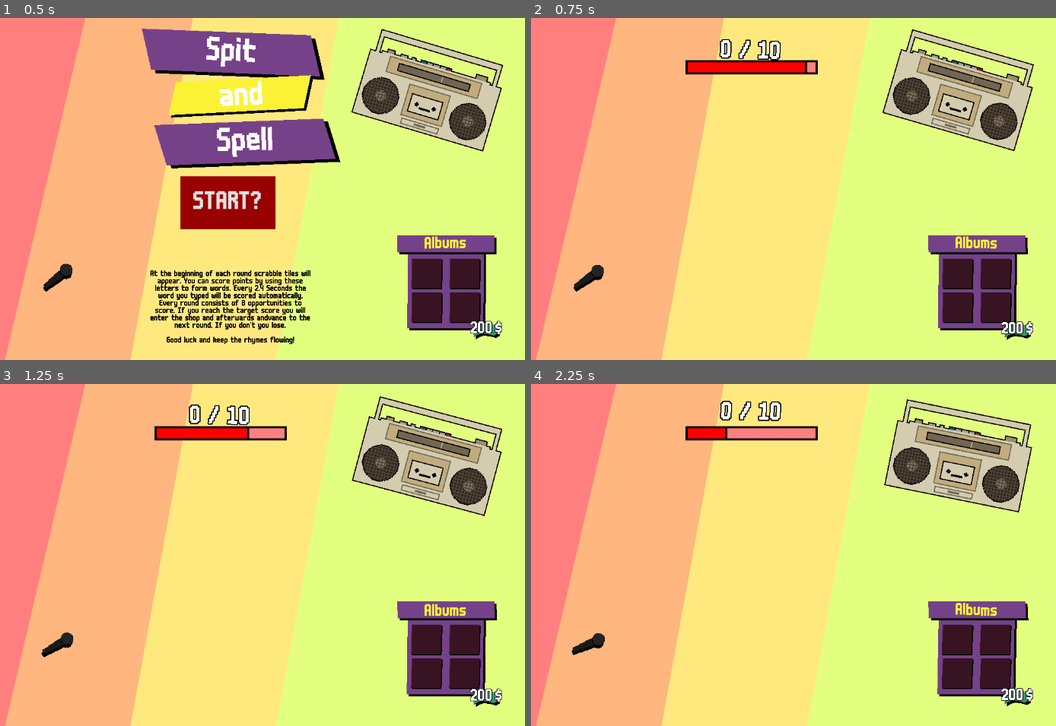
Above: before the commit, frames 1-4 (two rows, left to right).
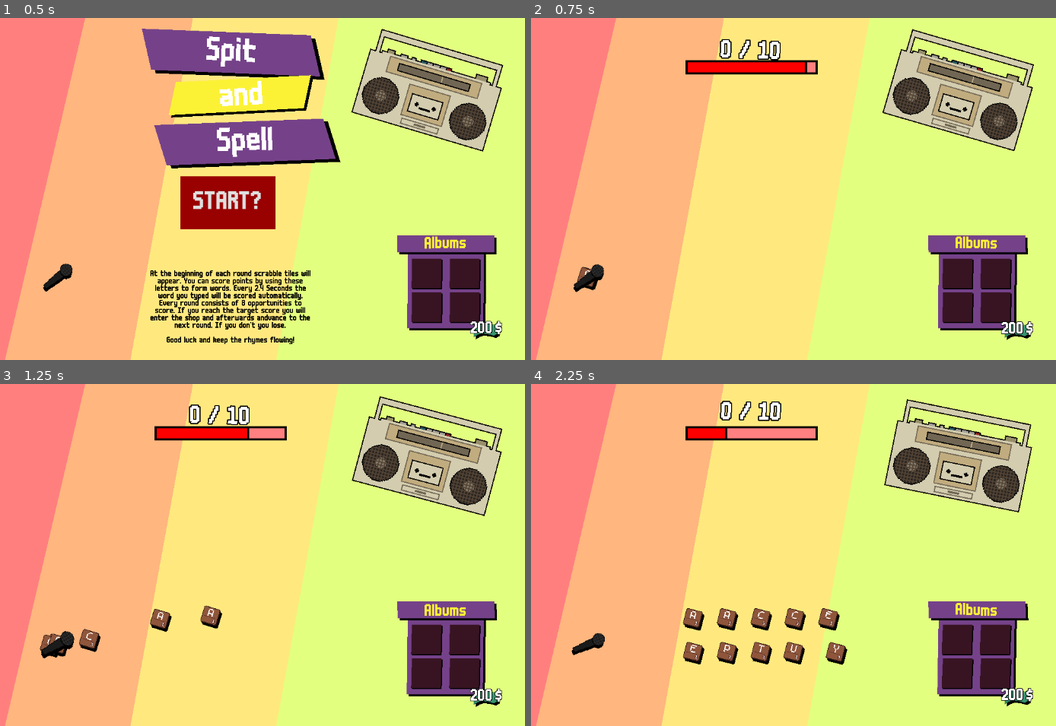
Above: after the commit, the same moments.

Repository: LiranDat/Spitandspell
Game: Godot game, scene res://scenes/main/main.tscn
Two runs of this game, one before a commit and one after it. Both use one fixed random seed, a clock stepped at 60 frames per second and the inputs below.
Inputs (mouse positions are in pixels of both pictures, inside the frame that each line leads up to):
- Up to frame 1 (0.5 s): no input
- Up to frame 2 (0.75 s): click "START?" at 0.5 s
- Up to frame 3 (1.25 s): no input
- Up to frame 4 (2.25 s): move the mouse to (588, 640) at 1.27 s; click (588, 640) at 1.42 s; move the mouse to (751, 555) at 2.02 s; click (751, 555) at 2.17 s

Frame 1 is identical in both runs. In frame 2, 0.1% of the frame differs, in the area x 8-14%, y 72-81%; in frame 3, 0.8%; in frame 4, 2.0%, in the area x 9-61%, y 65-83%.
Error in both runs: Invalid access of index '0' on a base object of type: 'PackedStringArray'. (res://scenes/lyrics/lyrics.gd:26)

Commit message:
Update Shop, Fix album code

Diff:
--- a/alphabet.gd
+++ b/alphabet.gd
@@ -29,9 +29,7 @@
 	"Z": [10, 1]
 }
 
-static var data = {
-
-}
+static var data = BASEALPHABET
 
 static func getAlphabet():
 	return data.duplicate()
--- a/letter_selection.gd
+++ b/letter_selection.gd
@@ -27,6 +27,7 @@
 
 func distributeLetters(count):
 	usableLetters.clear()
+	print("distributing")
 	while $LetterArea/Letters.get_child_count()>0:
 		var letter = $LetterArea/Letters.get_child(0)
 		letter.reparent($MicPos/LetterDeck)
--- a/project.godot
+++ b/project.godot
@@ -25,7 +25,6 @@
 
 [display]
 
-window/size/mode=3
 window/stretch/mode="viewport"
 window/stretch/aspect="expand"
 
--- a/scenes/main/main.gd
+++ b/scenes/main/main.gd
@@ -11,6 +11,7 @@
 var last_score = 0
 
 func _ready() -> void:
+	Alphabet.resetAlphabet()
 	var button = start_button.instantiate()
 	add_child(button)
 	button.position.x = 500
--- a/shop.gd
+++ b/shop.gd
@@ -4,9 +4,9 @@
 signal shop_closed
 
 func _ready():
-	for i in range(3):
+	for i in range(10):
 		var album = albumScene.instantiate()
-		album.albumNumber=randi_range(3,Globals.ALBUMCOUNT)
+		album.albumNumber=randi_range(0,Globals.ALBUMCOUNT)
 		album.updateAlbumInfo()
 		album.position = Vector2((float(i%3)-1)*80.0,float(i/3)*80.0+40.)
 		$Albums.add_child(album)
